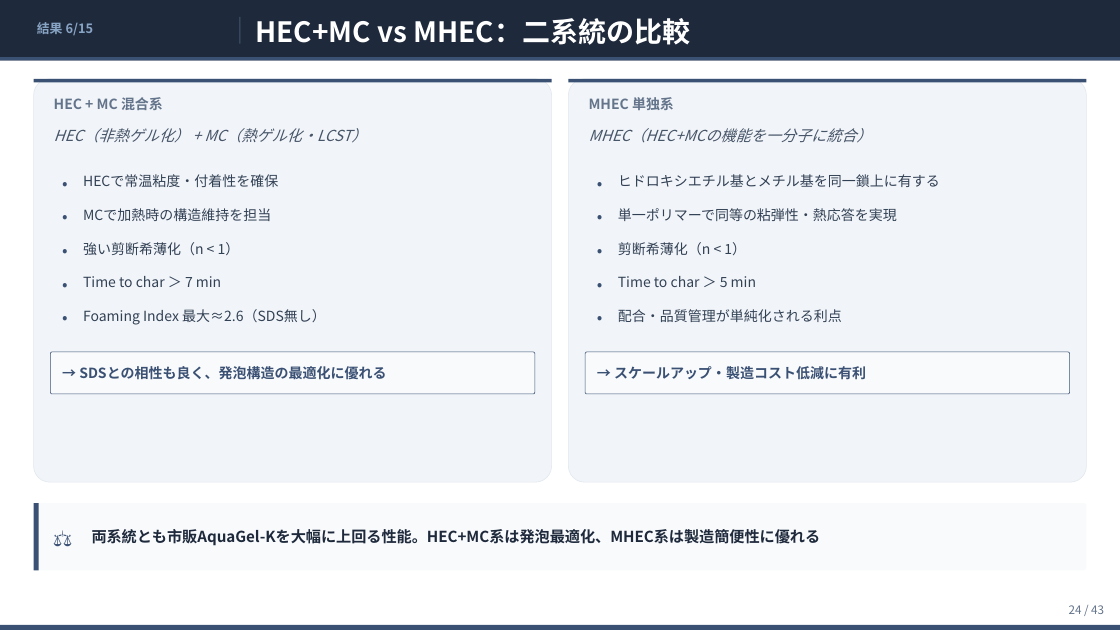
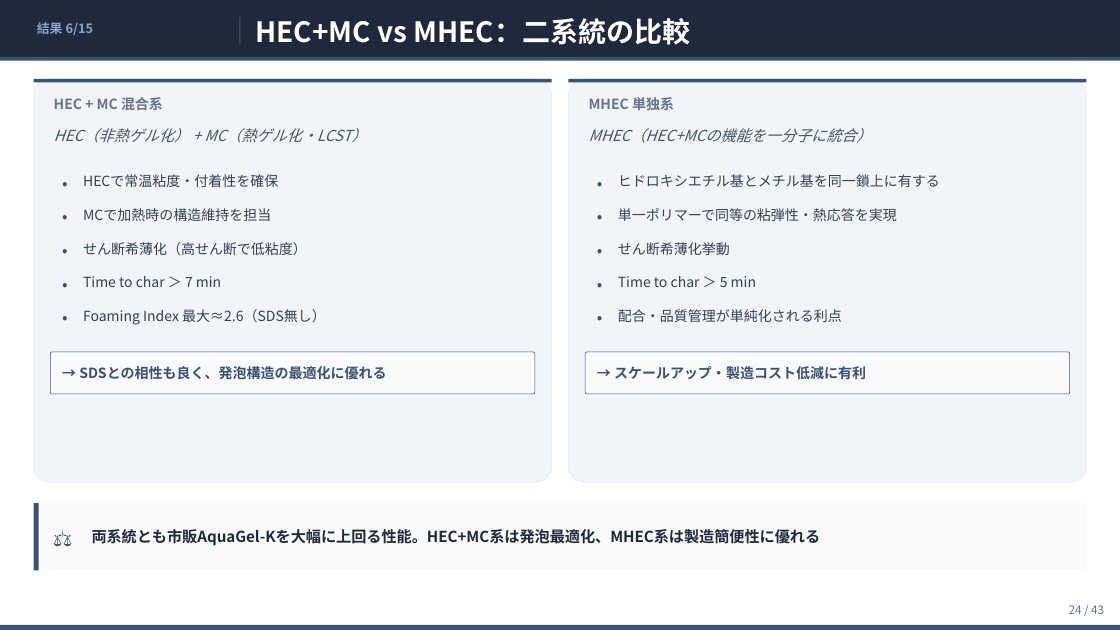
Before and after one commit to ytaisei0525-design/my-first-claude, a slide deck: slide 24 of slides.pptx. Drawn at 1120x630 pixels with LibreOffice and Linux fonts; fonts in the diff are those of the drawing. Boxes give left, top, right and bottom in pixels: in the first picture for what was removed or moved away, otherwise in the second. Text is boxed around its words. In the diff, an @@ line names an element or a change of style, - is before the commit and + after.

```diff
--- a/slides.pptx
+++ b/slides.pptx
@@ text at [83, 242, 307, 255]: text changed @@
-強い剪断希薄化（n < 1）
+せん断希薄化（高せん断で低粘度）
@@ text at [618, 242, 730, 255]: text changed @@
-剪断希薄化（n < 1）
+せん断希薄化挙動
```
Also in this commit, not shown: 5 other slides changed, 4 other files.
